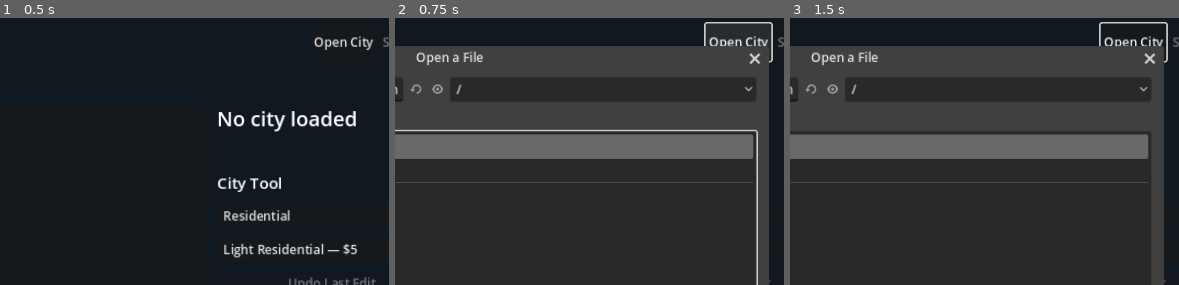
Above: before the commit, frames 1-3 (left to right).
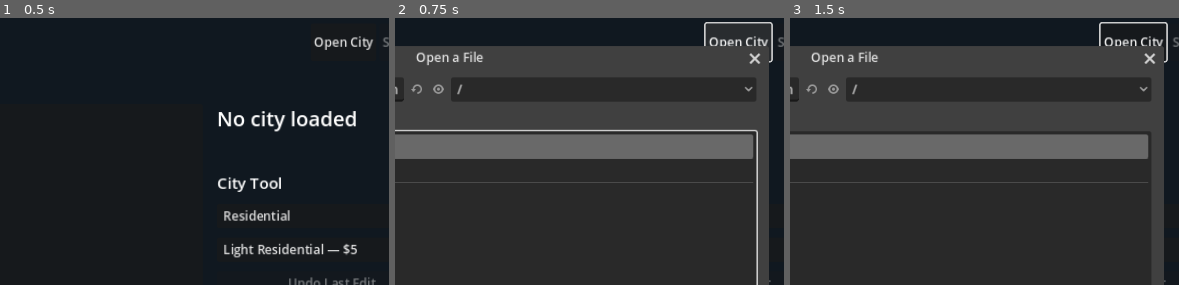
Above: after the commit, the same moments.

Repository: nicholas-ochoa/OpenSC2K
Game: Godot game, scene res://main.tscn
Two runs of this game, one before a commit and one after it. Both use one fixed random seed, a clock stepped at 60 frames per second and the inputs below.
Inputs (mouse positions are % of the whole screen's width and height, from its top left):
- Up to frame 1 (0.5 s): no input
- Up to frame 2 (0.75 s): click "Open City" at 0.5 s
- Up to frame 3 (1.5 s): click (35, 88) at 1.27 s; type "12" at 1.35 s
The pictures show only the part of the screen within x 42-92%, y 0-50%; the shares and areas given below are measured in that part.

Frame 1 is identical in both runs. In frame 2, 0.1% of the frame differs, in the area x 2-18%, y 25-31%; in frame 3, 0.1%.

Commit message:
trains

Diff:
--- a/game/src/simulation/moving_thing_phase.gd
+++ b/game/src/simulation/moving_thing_phase.gd
@@ -7,30 +7,56 @@
 const LAST_RECORD := 39
 const TEXT_LABEL_BASE := 201
 const TYPE_SAILBOAT := 9
+const TYPE_TRAIN_ENGINE := 10
+const TYPE_TRAIN_CAR := 11
+const TYPE_SUBWAY_ENGINE := 12
+const TYPE_SUBWAY_CAR := 13
 const TILE_PIER := 0xdf
 const TILE_MARINA := 0xf8
+const TILE_RAIL_STATION := 0xed
 const SUBTILE_LIMIT := 16
 const SAIL_SUBTILE_X := [0, 16, 0, -16]
 const SAIL_SUBTILE_Y := [-16, 0, 16, 0]
 const CARDINAL_DIRECTIONS := [
 	Vector2i(0, -1), Vector2i(1, 0), Vector2i(0, 1), Vector2i(-1, 0),
 ]
-
-
-static func run(city: CityState, random, lfsr_random) -> Dictionary:
+const TRAIN_DIRECTION_ORDERS := [
+	[0, 3, 1, 2],
+	[0, 1, 3, 2],
+]
+const TRAIN_TRANSITIONS := [
+	0, 1, 2, 7,
+	1, 2, 3, 4,
+	2, 3, 4, 5,
+	7, 4, 5, 6,
+]
+
+
+static func run(city: CityState, random, lfsr_random, game_random = null) -> Dictionary:
 	if city == null or not city.is_valid():
 		return {"ok": false, "error": "city is invalid"}
 	if random == null or not random.has_method("next_u15"):
 		return {"ok": false, "error": "a compatible random generator is required"}
-	if lfsr_random == null or not lfsr_random.has_method("next_mod"):
+	if (
+		lfsr_random == null
+		or not lfsr_random.has_method("next_mod")
+		or not lfsr_random.has_method("next_mask")
+	):
 		return {"ok": false, "error": "a compatible LFSR generator is required"}
+	if game_random == null:
+		game_random = GameLcgRandom.new(1)
+	if not game_random.has_method("next_mod"):
+		return {"ok": false, "error": "a compatible game random generator is required"}
 	var building_chunk := city.document.find_chunk("XBLD")
+	var underground_chunk := city.document.find_chunk("XUND")
 	var text_chunk := city.document.find_chunk("XTXT")
 	var thing_chunk := city.document.find_chunk("XTHG")
 	var flag_chunk := city.document.find_chunk("XBIT")
 	if (
 		building_chunk == null
 		or building_chunk.decoded_payload.size() != CityState.TILE_COUNT
+		or underground_chunk == null
+		or underground_chunk.decoded_payload.size() != CityState.TILE_COUNT
 		or text_chunk == null
 		or text_chunk.decoded_payload.size() != CityState.TILE_COUNT
 		or thing_chunk == null
@@ -41,6 +67,7 @@
 		return {"ok": false, "error": "moving-thing input chunks are missing or have the wrong size"}
 
 	var buildings: PackedByteArray = building_chunk.decoded_payload
+	var underground: PackedByteArray = underground_chunk.decoded_payload
 	var flags: PackedByteArray = flag_chunk.decoded_payload
 	var original_text: PackedByteArray = text_chunk.decoded_payload.duplicate()
 	var original_things: PackedByteArray = thing_chunk.decoded_payload.duplicate()
@@ -49,22 +76,35 @@
 	var counters := {
 		"scanned_records": LAST_RECORD,
 		"active_sailboats": 0,
+		"active_trains": 0,
 		"moved_sailboats": 0,
+		"moved_trains": 0,
 		"turned_sailboats": 0,
+		"turned_trains": 0,
+		"paused_trains": 0,
+		"reversed_trains": 0,
 		"distressed_sailboats": 0,
 		"removed_sailboats": 0,
+		"removed_trains": 0,
 		"malformed_records": 0,
 		"deferred_news": 0,
+		"deferred_train_crashes": 0,
 	}
 
 	for record in range(FIRST_RECORD, LAST_RECORD + 1):
 		var offset := record * RECORD_SIZE
-		if things[offset] != TYPE_SAILBOAT:
-			continue
-		counters.active_sailboats += 1
-		_update_sailboat(
-			buildings, flags, text, things, record, random, lfsr_random, counters
-		)
+		match int(things[offset]):
+			TYPE_SAILBOAT:
+				counters.active_sailboats += 1
+				_update_sailboat(
+					buildings, flags, text, things, record, random, lfsr_random, counters
+				)
+			TYPE_TRAIN_ENGINE, TYPE_SUBWAY_ENGINE:
+				counters.active_trains += 1
+				_update_train(
+					buildings, underground, text, things, record,
+					random, lfsr_random, game_random, counters
+				)
 
 	if things != original_things and not thing_chunk.set_decoded_payload(things):
 		return {"ok": false, "error": "cannot store XTHG after the moving-thing tick"}
@@ -75,6 +115,7 @@
 	city.text_overlays = text.duplicate()
 	counters["ok"] = true
 	counters["sailboats_complete"] = true
+	counters["train_routes_complete"] = true
 	counters["complete"] = false
 	counters["error"] = ""
 	return counters
@@ -191,6 +232,253 @@
 	counters.moved_sailboats += 1
 
 
+static func _update_train(
+	buildings: PackedByteArray,
+	underground: PackedByteArray,
+	text: PackedByteArray,
+	things: PackedByteArray,
+	record: int,
+	random,
+	lfsr_random,
+	game_random,
+	counters: Dictionary
+) -> void:
+	var offset := record * RECORD_SIZE
+	var engine_type := int(things[offset])
+	var first_car := int(things[offset + 2])
+	if first_car < 0 or first_car > LAST_RECORD:
+		_remove_thing(text, things, record)
+		counters.removed_trains += 1
+		counters.malformed_records += 1
+		return
+	var first_car_offset := first_car * RECORD_SIZE
+	var second_car := int(things[first_car_offset + 2])
+	if second_car < 0 or second_car > LAST_RECORD:
+		_remove_thing(text, things, record)
+		_remove_thing(text, things, first_car)
+		counters.removed_trains += 1
+		counters.malformed_records += 1
+		return
+	var second_car_offset := second_car * RECORD_SIZE
+	var current := Vector2i(things[offset + 3], things[offset + 4])
+	var direction := int(things[offset + 1]) & 0x0f
+	if direction >= CARDINAL_DIRECTIONS.size():
+		_remove_train(text, things, record, first_car, second_car)
+		counters.removed_trains += 1
+		counters.malformed_records += 1
+		return
+	if engine_type == TYPE_TRAIN_ENGINE and lfsr_random.next_mask(1) != 0:
+		var station_offset := Vector2i.ZERO
+		if direction & 1 == 0:
+			station_offset.x = -1 if game_random.next_mod(2) == 0 else 1
+		else:
+			station_offset.y = -1 if game_random.next_mod(2) == 0 else 1
+		var station_index := _index(current + station_offset)
+		if station_index >= 0 and buildings[station_index] == TILE_RAIL_STATION:
+			counters.paused_trains += 1
+			return
+	if not _train_current_route(buildings, underground, current):
+		_remove_train(text, things, record, first_car, second_car)
+		counters.active_trains -= 1
+		counters.removed_trains += 1
+		counters.deferred_train_crashes += 1
+		return
+	var destination := Vector2i(things[offset + 6], things[offset + 7])
+	var destination_index := _index(destination)
+	if destination_index < 0:
+		_remove_train(text, things, record, first_car, second_car)
+		counters.removed_trains += 1
+		counters.malformed_records += 1
+		return
+	var destination_overlay := int(text[destination_index])
+	if destination_overlay >= TEXT_LABEL_BASE and destination_overlay != second_car + TEXT_LABEL_BASE:
+		return
+	if not _train_record_points_are_valid(things, [record, first_car, second_car]):
+		_remove_train(text, things, record, first_car, second_car)
+		counters.removed_trains += 1
+		counters.malformed_records += 1
+		return
+	if current != destination:
+		text[_record_index(things, record)] = first_car + TEXT_LABEL_BASE
+		text[_record_index(things, first_car)] = second_car + TEXT_LABEL_BASE
+		text[_record_index(things, second_car)] = things[second_car_offset + 10]
+		_copy_train_record(things, first_car, second_car)
+		_copy_train_record(things, record, first_car)
+		things[offset + 10] = text[destination_index]
+		text[destination_index] = record + TEXT_LABEL_BASE
+		counters.moved_trains += 1
+	things[offset + 3] = destination.x
+	things[offset + 4] = destination.y
+	current = destination
+	var current_index := _index(current)
+	if buildings[current_index] >= 0x6c and buildings[current_index] <= 0x70:
+		things[offset] = TYPE_SUBWAY_ENGINE if engine_type == TYPE_TRAIN_ENGINE else TYPE_TRAIN_ENGINE
+		engine_type = int(things[offset])
+	direction = int(things[offset + 1]) & 0x0f
+	if lfsr_random.next_mod(4) == 0:
+		var turn_direction := (
+			(direction - 1) & 3 if lfsr_random.next_mod(2) == 0 else (direction + 1) & 3
+		)
+		if _train_route_valid(
+			buildings, underground, text, current + CARDINAL_DIRECTIONS[turn_direction],
+			engine_type
+		):
+			direction = turn_direction
+			counters.turned_trains += 1
+		if random.next_u15() & 0xff == 0:
+			counters.deferred_news += 1
+	var next: Vector2i = current + CARDINAL_DIRECTIONS[direction]
+	if not _train_route_valid(buildings, underground, text, next, engine_type):
+		var selected := _select_train_direction(
+			buildings, underground, text, current, direction, engine_type, game_random
+		)
+		if selected < 0:
+			_reverse_train(things, record, second_car)
+			counters.reversed_trains += 1
+			return
+		things[offset + 1] = selected
+		things[offset + 8] = TRAIN_TRANSITIONS[direction * 4 + selected]
+		next = current + CARDINAL_DIRECTIONS[selected]
+	else:
+		things[offset + 1] = int(things[offset + 1]) & 0x0f
+		things[offset + 8] = direction * 2
+	things[offset + 6] = next.x
+	things[offset + 7] = next.y
+
+
+static func _train_current_route(
+	buildings: PackedByteArray, underground: PackedByteArray, point: Vector2i
+) -> bool:
+	var index := _index(point)
+	if index < 0:
+		return false
+	var surface := int(buildings[index])
+	if _surface_train_route(surface) or (surface >= 0x6c and surface <= 0x70):
+		return true
+	return _underground_train_route(underground[index])
+
+
+static func _train_route_valid(
+	buildings: PackedByteArray,
+	underground: PackedByteArray,
+	text: PackedByteArray,
+	point: Vector2i,
+	engine_type: int
+) -> bool:
+	var index := _index(point)
+	if index < 0 or text[index] >= TEXT_LABEL_BASE:
+		return false
+	if engine_type == TYPE_TRAIN_ENGINE:
+		return _surface_train_route(buildings[index])
+	return (
+		_underground_train_route(underground[index])
+		or (buildings[index] >= 0x6c and buildings[index] <= 0x70)
+	)
+
+
+static func _surface_train_route(tile_value: int) -> bool:
+	var tile := int(tile_value)
+	return (
+		(tile >= 0x2c and tile <= 0x3e)
+		or (tile >= 0x45 and tile <= 0x48)
+		or (tile >= 0x6c and tile <= 0x6f)
+		or tile == 0x4d
+		or tile == 0x4e
+		or tile == 0x5a
+		or tile == 0x5b
+	)
+
+
+static func _underground_train_route(tile_value: int) -> bool:
+	var tile := int(tile_value)
+	return (
+		(tile > 0 and tile < 0x10)
+		or tile == 0x1f
+		or tile == 0x20
+		or tile == 0x22
+		or tile == 0x23
+	)
+
+
+static func _select_train_direction(
+	buildings: PackedByteArray,
+	underground: PackedByteArray,
+	text: PackedByteArray,
+	point: Vector2i,
+	initial_direction: int,
+	engine_type: int,
+	game_random
+) -> int:
+	var order_index: int = game_random.next_mod(2)
+	for direction_offset in TRAIN_DIRECTION_ORDERS[order_index]:
+		var direction := (initial_direction + int(direction_offset)) & 3
+		if _train_route_valid(
+			buildings, underground, text, point + CARDINAL_DIRECTIONS[direction], engine_type
+		):
+			return direction
+	return -1
+
+
+static func _copy_train_record(
+	things: PackedByteArray, source_record: int, destination_record: int
+) -> void:
+	var source := source_record * RECORD_SIZE
+	var destination := destination_record * RECORD_SIZE
+	for field in [3, 4, 6, 7, 10, 1, 8, 0]:
+		things[destination + field] = things[source + field]
+	if things[destination] == TYPE_TRAIN_ENGINE:
+		things[destination] = TYPE_TRAIN_CAR
+	elif things[destination] == TYPE_SUBWAY_ENGINE:
+		things[destination] = TYPE_SUBWAY_CAR
+
+
+static func _reverse_train(
+	things: PackedByteArray, engine_record: int, second_car_record: int
+) -> void:
+	var engine := engine_record * RECORD_SIZE
+	var second_car := second_car_record * RECORD_SIZE
+	var tail_x := things[second_car + 3]
+	var tail_y := things[second_car + 4]
+	var tail_label := things[second_car + 10]
+	var reverse_direction := (int(things[second_car + 1]) + 2) & 3
+	for field in [3, 4, 6, 7, 10]:
+		things[second_car + field] = things[engine + field]
+	things[engine + 3] = tail_x
+	things[engine + 4] = tail_y
+	things[engine + 6] = tail_x
+	things[engine + 7] = tail_y
+	things[engine + 10] = tail_label
+	things[engine + 8] = reverse_direction + 4
+	things[engine + 1] = reverse_direction
+
+
+static func _train_record_points_are_valid(
+	things: PackedByteArray, records: Array
+) -> bool:
+	for record_value in records:
+		var record := int(record_value)
+		if _record_index(things, record) < 0:
+			return false
+	return true
+
+
+static func _record_index(things: PackedByteArray, record: int) -> int:
+	var offset := record * RECORD_SIZE
+	return _index(Vector2i(things[offset + 3], things[offset + 4]))
+
+
+static func _remove_train(
+	text: PackedByteArray,
+	things: PackedByteArray,
+	engine_record: int,
+	first_car_record: int,
+	second_car_record: int
+) -> void:
+	_remove_thing(text, things, engine_record)
+	_remove_thing(text, things, first_car_record)
+	_remove_thing(text, things, second_car_record)
+
+
 static func _remove_thing(
 	text: PackedByteArray, things: PackedByteArray, record: int
 ) -> void:
--- a/game/src/simulation/simulation_engine.gd
+++ b/game/src/simulation/simulation_engine.gd
@@ -24,7 +24,7 @@
 
 
 func advance_moving_things() -> Dictionary:
-	return MovingThingPhase.run(city, random, lfsr_random)
+	return MovingThingPhase.run(city, random, lfsr_random, game_random)
 
 
 func advance_day() -> Dictionary:
--- a/game/tests/test_runner.gd
+++ b/game/tests/test_runner.gd
@@ -1022,6 +1022,143 @@
 	_check(marina.city.thing(1).type == 0, "Marina arrival releases the sailboat record")
 	_check(marina.city.text_overlay_id(20, 20) == 0, "Marina arrival clears the sailboat link")
 
+	var train := _special_growth_fixture(reference_root)
+	for x in range(20, 23):
+		_check(train.city.set_building_id(x, 20, 0x2c), "Moving train fixture places surface rail")
+	_set_train(train, Vector2i(20, 20), Vector2i(21, 20), 1, 10)
+	var train_result := MovingThingTick.run(
+		train.city, ZeroRandom.new(), SequenceLfsrRandom.new([0, 1]), ZeroLfsrRandom.new()
+	)
+	_check(train_result.ok and train_result.moved_trains == 1, "Train tick advances a clear consist")
+	var moved_engine: Dictionary = train.city.thing(1)
+	_check(
+		moved_engine.x == 21
+		and moved_engine.y == 20
+		and moved_engine.px == 22
+		and moved_engine.py == 20
+		and moved_engine.direction == 1
+		and moved_engine.dx == 2,
+		"Train engine moves and plans its next straight rail cell",
+	)
+	_check(
+		train.city.thing(2).x == 20
+		and train.city.thing(2).px == 21
+		and train.city.thing(3).x == 20
+		and train.city.thing(3).px == 20,
+		"Train cars copy the prior engine and first-car states in order",
+	)
+	_check(train.city.text_overlay_id(20, 20) == 0, "Train movement restores the tail XTXT value")
+	_check(train.city.text_overlay_id(21, 20) == 202, "Train movement attaches the engine at its new cell")
+
+	var station := _special_growth_fixture(reference_root)
+	_check(station.city.set_building_id(20, 20, 0x2c), "Pausing train fixture places current rail")
+	_check(station.city.set_building_id(21, 20, 0x2c), "Pausing train fixture places destination rail")
+	_check(station.city.set_building_id(20, 19, 0xed), "Pausing train fixture places an adjacent station")
+	_set_train(station, Vector2i(20, 20), Vector2i(21, 20), 1, 10)
+	var pause_result := MovingThingTick.run(
+		station.city, ZeroRandom.new(), SequenceLfsrRandom.new([1]), ZeroLfsrRandom.new()
+	)
+	_check(pause_result.ok and pause_result.paused_trains == 1, "Surface train pauses beside a station")
+	_check(
+		station.city.thing(1).x == 20 and station.city.thing(1).px == 21,
+		"Station pause keeps the train position and destination",
+	)
+
+	var turning_train := _special_growth_fixture(reference_root)
+	_check(turning_train.city.set_building_id(20, 20, 0x2c), "Turning train fixture places current rail")
+	_check(turning_train.city.set_building_id(21, 20, 0x2c), "Turning train fixture places destination rail")
+	_check(turning_train.city.set_building_id(21, 19, 0x2c), "Turning train fixture places north rail")
+	_set_train(turning_train, Vector2i(20, 20), Vector2i(21, 20), 1, 10)
+	var train_turn_result := MovingThingTick.run(
+		turning_train.city,
+		SequenceRandom.new([1]),
+		SequenceLfsrRandom.new([0, 0, 0]),
+		ZeroLfsrRandom.new()
+	)
+	_check(train_turn_result.ok and train_turn_result.turned_trains == 1, "Train takes its random side route")
+	_check(
+		turning_train.city.thing(1).x == 21
+		and turning_train.city.thing(1).y == 20
+		and turning_train.city.thing(1).px == 21
+		and turning_train.city.thing(1).py == 19
+		and turning_train.city.thing(1).direction == 1
+		and turning_train.city.thing(1).dx == 0,
+		"Random train turn keeps the supplied prior-direction field quirk",
+	)
+
+	var subway_train := _special_growth_fixture(reference_root)
+	_check(subway_train.city.set_building_id(20, 20, 0x2c), "Subway train fixture places current rail")
+	_check(subway_train.city.set_building_id(21, 20, 0x6c), "Subway train fixture places a transition tile")
+	_check(subway_train.city.set_underground_id(22, 20, 1), "Subway train fixture places its next subway")
+	_set_train(subway_train, Vector2i(20, 20), Vector2i(21, 20), 1, 10)
+	var subway_train_result := MovingThingTick.run(
+		subway_train.city,
+		ZeroRandom.new(),
+		SequenceLfsrRandom.new([0, 1]),
+		ZeroLfsrRandom.new()
+	)
+	_check(subway_train_result.ok and subway_train_result.moved_trains == 1, "Train enters a subway transition")
+	_check(
+		subway_train.city.thing(1).type == 12
+		and subway_train.city.thing(1).x == 21
+		and subway_train.city.thing(1).px == 22,
+		"Surface engine becomes a subway engine and plans an underground route",
+	)
+
+	var reversing_train := _special_growth_fixture(reference_root)
+	_check(reversing_train.city.set_building_id(20, 20, 0x2c), "Reversing train fixture places its old rail")
+	_check(reversing_train.city.set_building_id(21, 20, 0x2c), "Reversing train fixture places its current rail")
+	_set_train(reversing_train, Vector2i(20, 20), Vector2i(21, 20), 1, 10)
+	var reversing_things: PackedByteArray = reversing_train.document.find_chunk("XTHG").decoded_payload.duplicate()
+	reversing_things[2 * 12 + 10] = 7
+	reversing_things[3 * 12 + 10] = 201
+	_check(
+		reversing_train.document.find_chunk("XTHG").set_decoded_payload(reversing_things),
+		"Reversing train fixture sets its preserved tail labels",
+	)
+	var reverse_result := MovingThingTick.run(
+		reversing_train.city,
+		ZeroRandom.new(),
+		SequenceLfsrRandom.new([0, 1]),
+		ZeroLfsrRandom.new()
+	)
+	_check(reverse_result.ok and reverse_result.reversed_trains == 1, "Train reverses when no next route is open")
+	_check(
+		reversing_train.city.thing(1).x == 20
+		and reversing_train.city.thing(1).px == 20
+		and reversing_train.city.thing(1).direction == 3
+		and reversing_train.city.thing(1).dx == 7
+		and reversing_train.city.thing(1).label == 7,
+		"Dead-end reversal moves the engine to the tail and faces it backward",
+	)
+	_check(
+		reversing_train.city.thing(3).x == 21
+		and reversing_train.city.thing(3).px == 21,
+		"Dead-end reversal moves the tail record to the prior engine position",
+	)
+
+	var crashed_train := _special_growth_fixture(reference_root)
+	_set_train(crashed_train, Vector2i(20, 20), Vector2i(21, 20), 1, 10)
+	var crash_result := MovingThingTick.run(
+		crashed_train.city,
+		ZeroRandom.new(),
+		SequenceLfsrRandom.new([0]),
+		ZeroLfsrRandom.new()
+	)
+	_check(
+		crash_result.ok
+		and crash_result.removed_trains == 1
+		and crash_result.deferred_train_crashes == 1,
+		"Train without a route removes its consist and reports deferred crash effects",
+	)
+	_check(
+		crashed_train.city.thing(1).type == 0
+		and crashed_train.city.thing(2).type == 0
+		and crashed_train.city.thing(3).type == 0,
+		"Train crash releases all three linked records",
+	)
+	_check(crashed_train.city.text_overlay_id(20, 20) == 0, "Train crash clears the engine XTXT cell")
+
 
 func _set_sailboat(
 	fixture: Dictionary, record: int, point: Vector2i, direction: int, state := 0
@@ -1037,6 +1174,27 @@
 	things[offset + 7] = 4
 	_check(fixture.document.find_chunk("XTHG").set_decoded_payload(things), "Sailboat fixture stores its XTHG record")
 	_check(fixture.city.set_text_overlay_id(point.x, point.y, record + 201), "Sailboat fixture links its XTXT record")
+
+
+func _set_train(
+	fixture: Dictionary,
+	current: Vector2i,
+	destination: Vector2i,
+	direction: int,
+	engine_type: int
+) -> void:
+	var things: PackedByteArray = fixture.document.find_chunk("XTHG").decoded_payload.duplicate()
+	for record in range(1, 4):
+		var offset := record * 12
+		things[offset] = engine_type if record == 1 else engine_type + 1
+		things[offset + 1] = direction
+		things[offset + 2] = record + 1 if record < 3 else 0
+		things[offset + 3] = current.x
+		things[offset + 4] = current.y
+		things[offset + 6] = destination.x if record == 1 else current.x
+		things[offset + 7] = destination.y if record == 1 else current.y
+	_check(fixture.document.find_chunk("XTHG").set_decoded_payload(things), "Train fixture stores its linked XTHG records")
+	_check(fixture.city.set_text_overlay_id(current.x, current.y, 202), "Train fixture links its engine XTXT record")
 
 
 func _test_transport_maintenance(reference_root: String) -> void:
